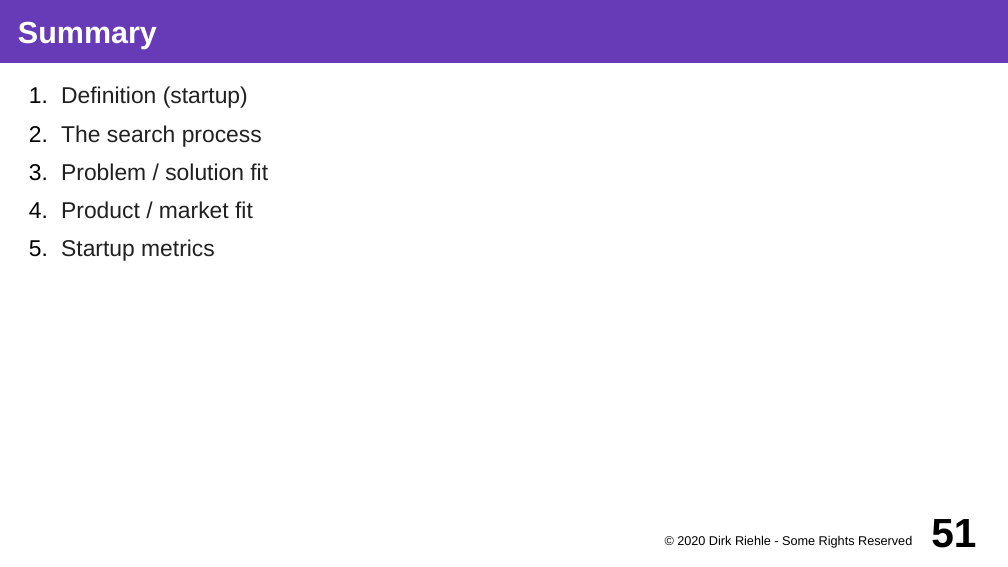
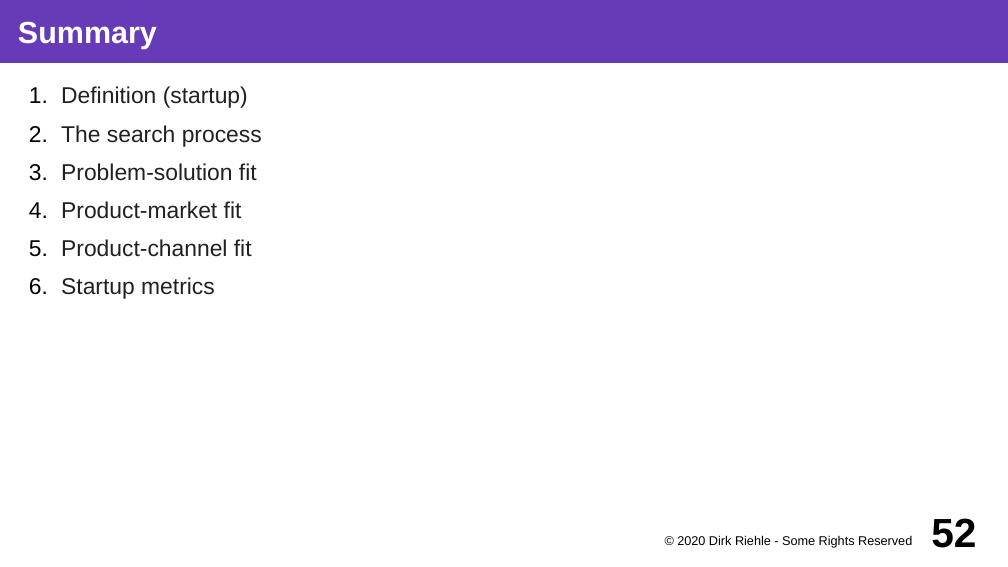
Before and after one commit to dirkriehle/coss-course, a slide deck: slide 52 of Lecture slides/COSS D01 - Software Startups.odp (slide 51 before the commit). Drawn at 1008x567 pixels with LibreOffice and Linux fonts; fonts in the diff are those of the drawing. Boxes give left, top, right and bottom in pixels: in the first picture for what was removed or moved away, otherwise in the second. Text is boxed around its words. In the diff, an @@ line names an element or a change of style, - is before the commit and + after.

```diff
--- a/Lecture slides/COSS D01 - Software Startups.odp
+++ b/Lecture slides/COSS D01 - Software Startups.odp
@@ text at <box>61,163,257,257</box>: text changed @@
-3. Problem / solution fit
-4. Product / market fit
+3. Problem-solution fit
+4. Product-market fit
+5. Product-channel fit
@@ page number at <box>931,518,976,548</box>: text changed @@
-51
+52
```
Also in this commit, not shown: 20 other slides changed, 4 slides added, 3 slides removed, 4 other files.
